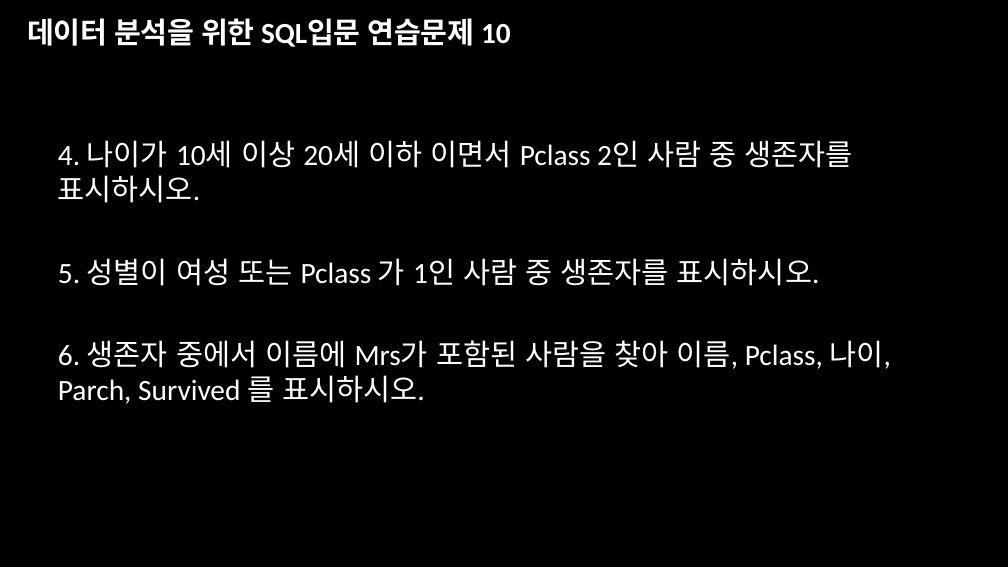
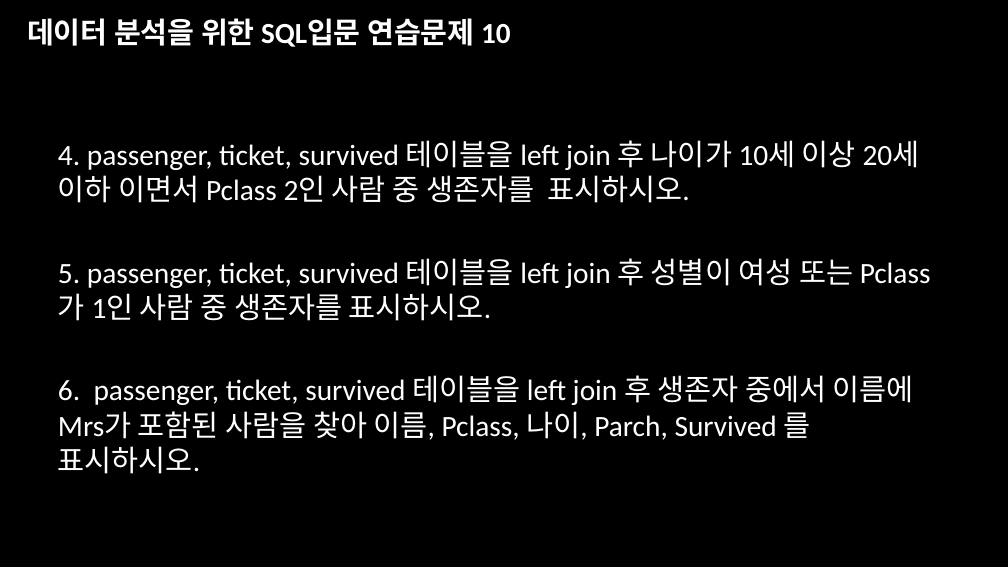
Before and after one commit to juhooong/fintech_service, a slide deck: slide 69 of 01DATABASE/데이터 분석을 위한 SQL입문(포맷 정리)2.pptx. Drawn at 1008x567 pixels with LibreOffice and Linux fonts; fonts in the diff are those of the drawing. Boxes give left, top, right and bottom in pixels: in the first picture for what was removed or moved away, otherwise in the second. Text is boxed around its words. In the diff, an @@ line names an element or a change of style, - is before the commit and + after.

```diff
--- a/01DATABASE/데이터 분석을 위한 SQL입문(포맷 정리)2.pptx
+++ b/01DATABASE/데이터 분석을 위한 SQL입문(포맷 정리)2.pptx
@@ text at (58,140,931,474): text changed @@
-4. 나이가 10세 이상 20세 이하 이면서 Pclass 2인 사람 중 생존자를 표시하시오.
-5. 성별이 여성 또는 Pclass 가 1인 사람 중 생존자를 표시하시오.
-6. 생존자 중에서 이름에 Mrs가 포함된 사람을 찾아 이름, Pclass, 나이, Parch, Survived 를 표시하시오.
+4. passenger, ticket, survived 테이블을 left join 후 나이가 10세 이상 20세 이하 이면서 Pclass 2인 사람 중 생존자를 표시하시오.
+5. passenger, ticket, survived 테이블을 left join 후 성별이 여성 또는 Pclass 가 1인 사람 중 생존자를 표시하시오.
+6. passenger, ticket, survived 테이블을 left join 후 생존자 중에서 이름에 Mrs가 포함된 사람을 찾아 이름, Pclass, 나이, Parch, Survived 를 표시하시오.
```
Also in this commit, not shown: 18 other slides changed, 1 slide added, 26 other files.
